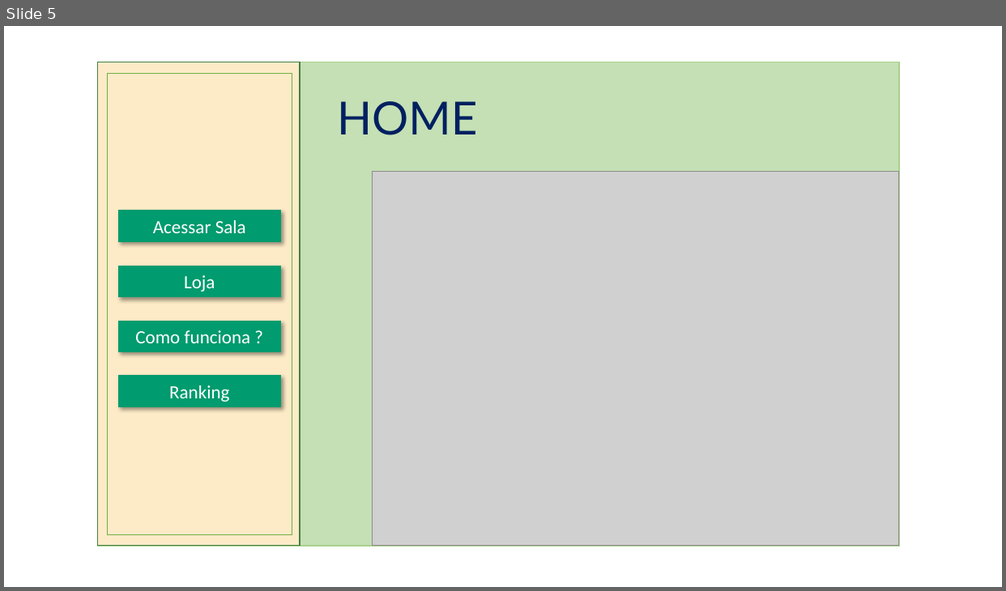
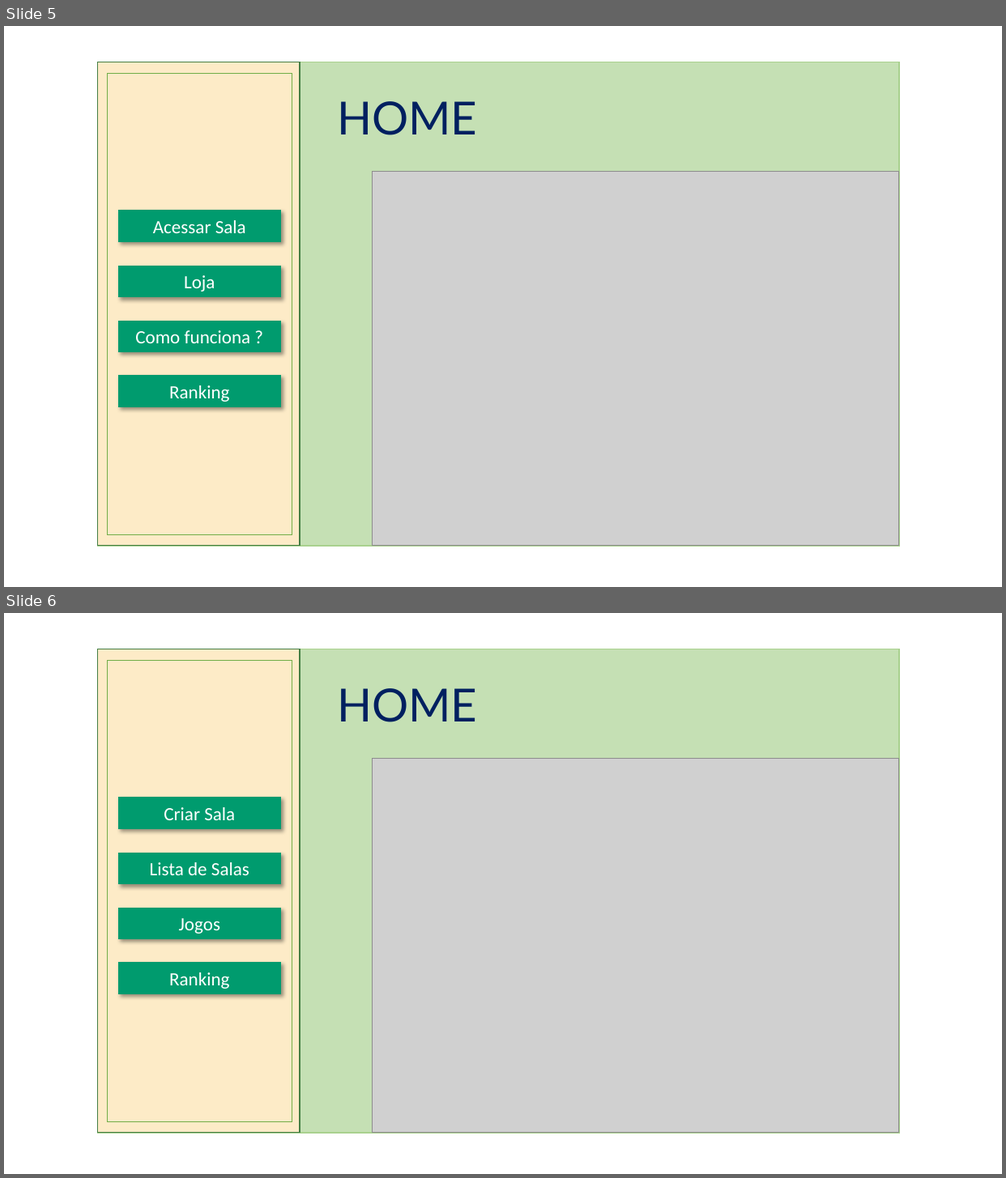
Before and after one commit to NathanReis/FTT-Recicla, a slide deck: Documentacao Projeto/Protótipo_Visual.pptx. Shown one above the other, each under a label of ours: slide 5 before the commit, slides 5 and 6 after it. The pictures are 1006x591 and 1006x1178 pixels, drawn with LibreOffice and Linux fonts; fonts in the diff are those of the drawing; grey boxes stand for pictures. Boxes give left, top, right and bottom in pixels: in the first picture for what was removed or moved away, otherwise in the second. Text is boxed around its words. In the diff, an @@ line names an element or a change of style, - is before the commit and + after.

```diff
--- a/Documentacao Projeto/Protótipo_Visual.pptx
+++ b/Documentacao Projeto/Protótipo_Visual.pptx
@@ slide 6 added at [4, 613, 1002, 1174], background #FFFFFF @@
@@ rectangle added at [98, 649, 898, 1132], fill #C5E0B4, outline #A9D18E 1 pt @@
@@ rectangle added at [98, 649, 300, 1132], fill #FDEBC7, outline #447E43 1 pt @@
@@ rounded rectangle added at [108, 660, 292, 1122], outline #70AD47 1 pt @@
@@ text added at [337, 688, 477, 722], 44 pt, text #002060 @@
+HOME
@@ picture added at [373, 759, 899, 1133] @@
@@ rectangle added at [118, 798, 280, 828], fill #009B6E, outline #009B6E 1 pt, 18 pt, text #FFFFFF @@
+Criar Sala
@@ rectangle added at [118, 854, 280, 884], fill #009B6E, outline #009B6E 1 pt, 18 pt, text #FFFFFF @@
+Lista de Salas
@@ rectangle added at [118, 908, 280, 939], fill #009B6E, outline #009B6E 1 pt, 18 pt, text #FFFFFF @@
+Jogos
@@ rectangle added at [118, 963, 280, 994], fill #009B6E, outline #009B6E 1 pt, 18 pt, text #FFFFFF @@
+Ranking
```
Also in this commit, not shown: 1 slide changed, 10 other slides added.
